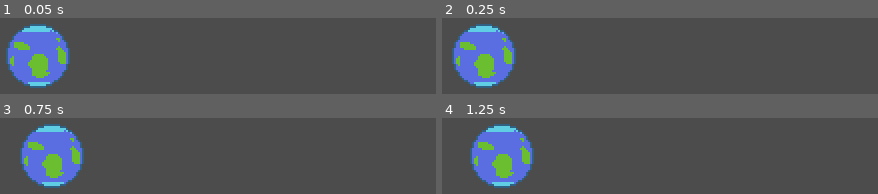
Above: before the commit, frames 1-4 (two rows, left to right).
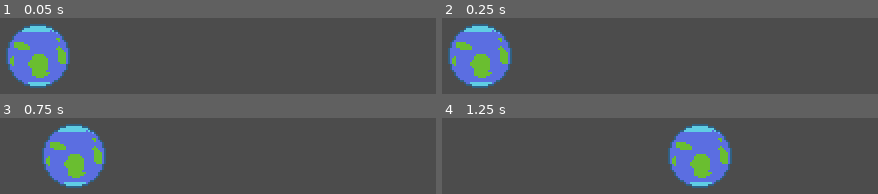
Above: after the commit, the same moments.

Repository: gabe00122/moon-shot-gamejam
Game: Godot game, scene res://scenes/main/Main.tscn
The game is run twice, just before and just after one commit, with the same random seed, the same clock (stepped at 60 frames per second) and the same inputs.
Inputs (mouse positions are in pixels of both pictures, inside the frame that each line leads up to):
- Up to frame 1 (0.05 s): no input
- Up to frame 2 (0.25 s): no input
- Up to frame 3 (0.75 s): move the mouse to (222, 120) at 0.52 s; hold D (right, bound only after the commit) from 0.53 s (still down); click (222, 120) at 0.67 s
- Up to frame 4 (1.25 s): keep holding D (right, bound only after the commit)

Frame 1 is identical in both runs. In frame 2, 3.7% of the frame differs, in the area x 1-17%, y 7-93%; in frame 3, 11%; in frame 4, 19%, in the area x 6-67%, y 7-93%.

Commit message:
Basic player movement.

Diff:
--- a/project/entities/Actor.gd
+++ b/project/entities/Actor.gd
@@ -1 +1 @@
-extends RigidBody2D
+extends KinematicBody2D
--- a/project/entities/Planetoid.gd
+++ b/project/entities/Planetoid.gd
@@ -1 +1,19 @@
 extends "res://entities/Actor.gd"
+
+export(float) var speed := 200.0
+export(float) var friction := 0.01
+export(float) var acceleration := 0.1
+
+export(Vector2) var velocity := Vector2()
+
+func get_input() -> Vector2:
+	# stub implimentation
+	return Vector2.ZERO
+
+func _physics_process(_delta):
+	var direction = get_input()
+	if direction.length() > 0:
+		velocity = lerp(velocity, direction.normalized() * speed, acceleration)
+	else:
+		velocity = lerp(velocity, Vector2.ZERO, friction)
+	velocity = move_and_slide(velocity)
--- a/project/entities/player/Player.gd
+++ b/project/entities/player/Player.gd
@@ -1,4 +1,13 @@
 extends "res://entities/Planetoid.gd"
 
-func _init():
-	self.apply_impulse(Vector2(0, 0), Vector2(10, 0))
+func get_input() -> Vector2:
+	 var input := Vector2()
+	 if Input.is_action_pressed('right'):
+		  input.x += 1
+	 if Input.is_action_pressed('left'):
+		  input.x -= 1
+	 if Input.is_action_pressed('down'):
+		  input.y += 1
+	 if Input.is_action_pressed('up'):
+		  input.y -= 1
+	 return input
--- a/project/entities/player/Player.tscn
+++ b/project/entities/player/Player.tscn
@@ -6,7 +6,7 @@
 [sub_resource type="CircleShape2D" id=1]
 radius = 15.8885
 
-[node name="Player" type="RigidBody2D"]
+[node name="Player" type="KinematicBody2D"]
 position = Vector2( 408.225, 329.089 )
 script = ExtResource( 2 )
 
--- a/project/project.godot
+++ b/project/project.godot
@@ -82,6 +82,33 @@
 "svg/scale": 1.0
 }
 
+[input]
+
+up={
+"deadzone": 0.5,
+"events": [ Object(InputEventKey,"resource_local_to_scene":false,"resource_name":"","device":0,"alt":false,"shift":false,"control":false,"meta":false,"command":false,"pressed":false,"scancode":87,"unicode":0,"echo":false,"script":null)
+, Object(InputEventKey,"resource_local_to_scene":false,"resource_name":"","device":0,"alt":false,"shift":false,"control":false,"meta":false,"command":false,"pressed":false,"scancode":16777232,"unicode":0,"echo":false,"script":null)
+ ]
+}
+down={
+"deadzone": 0.5,
+"events": [ Object(InputEventKey,"resource_local_to_scene":false,"resource_name":"","device":0,"alt":false,"shift":false,"control":false,"meta":false,"command":false,"pressed":false,"scancode":83,"unicode":0,"echo":false,"script":null)
+, Object(InputEventKey,"resource_local_to_scene":false,"resource_name":"","device":0,"alt":false,"shift":false,"control":false,"meta":false,"command":false,"pressed":false,"scancode":16777234,"unicode":0,"echo":false,"script":null)
+ ]
+}
+left={
+"deadzone": 0.5,
+"events": [ Object(InputEventKey,"resource_local_to_scene":false,"resource_name":"","device":0,"alt":false,"shift":false,"control":false,"meta":false,"command":false,"pressed":false,"scancode":65,"unicode":0,"echo":false,"script":null)
+, Object(InputEventKey,"resource_local_to_scene":false,"resource_name":"","device":0,"alt":false,"shift":false,"control":false,"meta":false,"command":false,"pressed":false,"scancode":16777231,"unicode":0,"echo":false,"script":null)
+ ]
+}
+right={
+"deadzone": 0.5,
+"events": [ Object(InputEventKey,"resource_local_to_scene":false,"resource_name":"","device":0,"alt":false,"shift":false,"control":false,"meta":false,"command":false,"pressed":false,"scancode":68,"unicode":0,"echo":false,"script":null)
+, Object(InputEventKey,"resource_local_to_scene":false,"resource_name":"","device":0,"alt":false,"shift":false,"control":false,"meta":false,"command":false,"pressed":false,"scancode":16777233,"unicode":0,"echo":false,"script":null)
+ ]
+}
+
 [physics]
 
 2d/default_gravity=0
--- a/project/scenes/main/Main.tscn
+++ b/project/scenes/main/Main.tscn
@@ -4,14 +4,10 @@
 
 [node name="Main" type="Node"]
 
-[node name="World" type="Node2D" parent="."]
+[node name="World" type="CanvasLayer" parent="."]
+layer = -1
 
 [node name="Player" parent="World" instance=ExtResource( 1 )]
 position = Vector2( 184.526, 114.829 )
 
-[node name="Gui" type="Control" parent="."]
-margin_right = 40.0
-margin_bottom = 40.0
-__meta__ = {
-"_edit_use_anchors_": false
-}
+[node name="Gui" type="CanvasLayer" parent="."]
